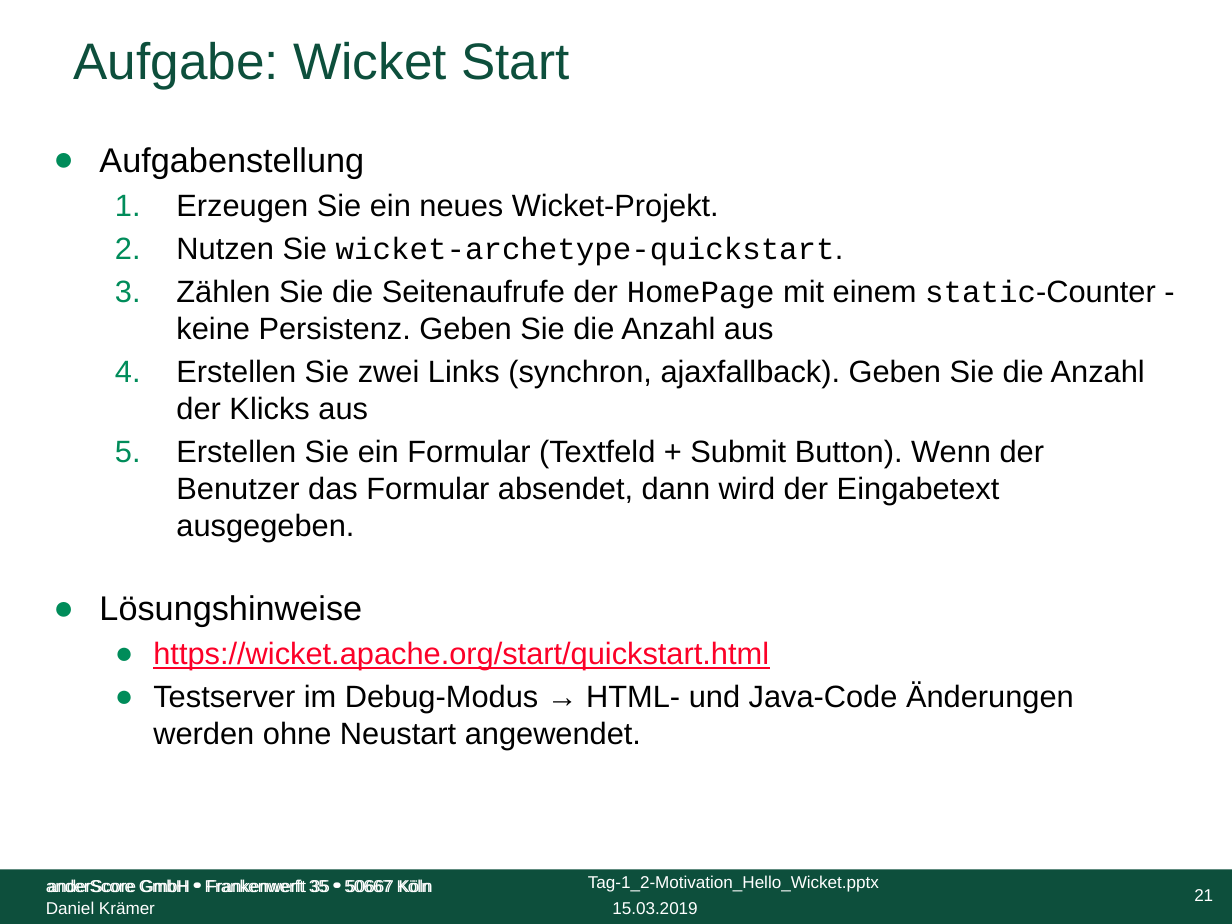
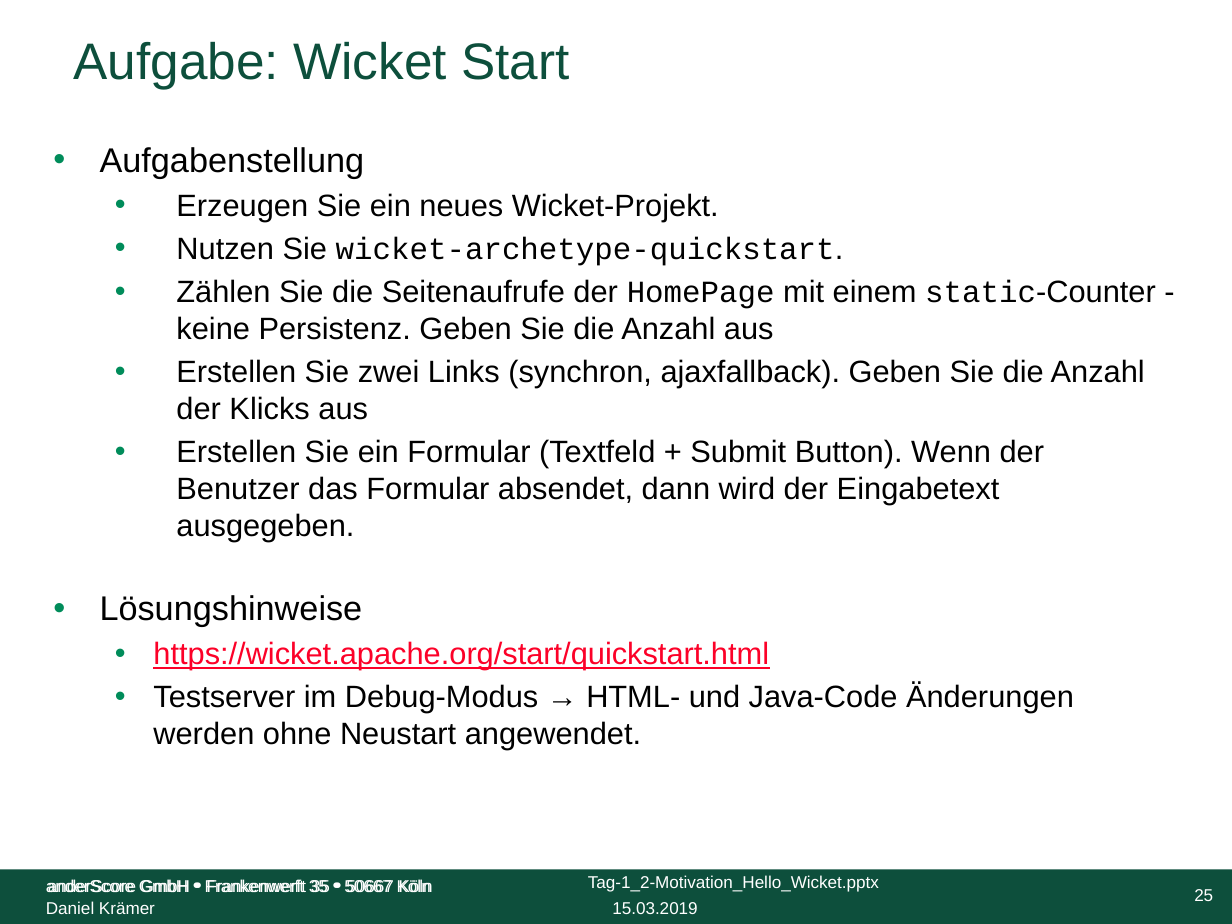
Before and after one commit to anderscore-gmbh/wicket-training, a slide deck: slide 25 of slides/Tag-1_2-Motivation_Hello_Wicket.pptx (slide 21 before the commit). Drawn at 1232x924 pixels with LibreOffice and Linux fonts; fonts in the diff are those of the drawing; background and template pictures are left out. Boxes give left, top, right and bottom in pixels: in the first picture for what was removed or moved away, otherwise in the second. Text is boxed around its words. In the diff, an @@ line names an element or a change of style, - is before the commit and + after.

```diff
--- a/slides/Tag-1_2-Motivation_Hello_Wicket.pptx
+++ b/slides/Tag-1_2-Motivation_Hello_Wicket.pptx
@@ text "Aufgabenstellung" at (x1=100, y1=147, x2=1156, y2=750): bullet ● to •; bullet 1. to • @@
@@ page number at (x1=1194, y1=889, x2=1213, y2=901): text changed @@
-21
+25
```
Also in this commit, not shown: 11 other slides changed, 4 slides added, 10 other files.
